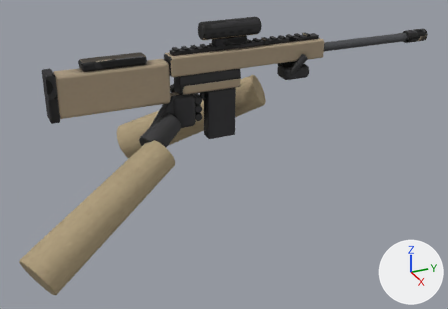
What one commit did to the glTF model spil/sigtekorn/modeller/kamp.glb.
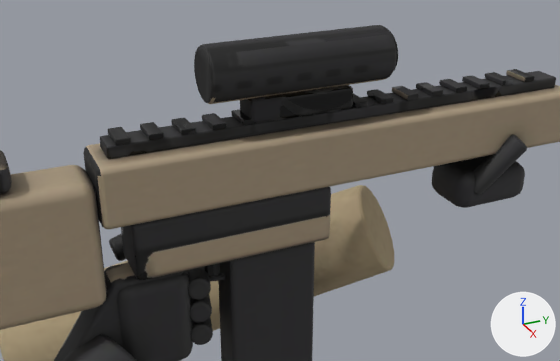
Each version appears first whole from a camera (50 mm lens) standing at (1.257, -0.479, 0.405) and looking at (0.008, 0.083, -0.219), and next in a close-up from a camera (50 mm lens) standing at (0.477, -0.128, 0.236) and looking at (0.024, 0.076, 0.009). Every picture has the same lights, and +X, +Y and +Z are marked at lower right. The last two pictures show the newer version. Vertices at exactly the same position are counted once.

Objects in the first close-up: 'hænder', 'kamp'.
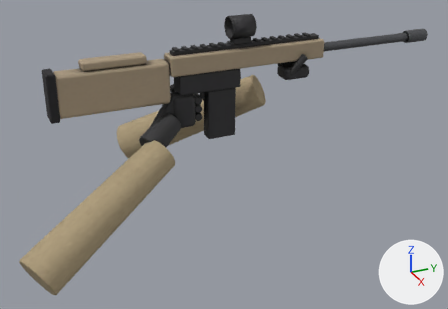
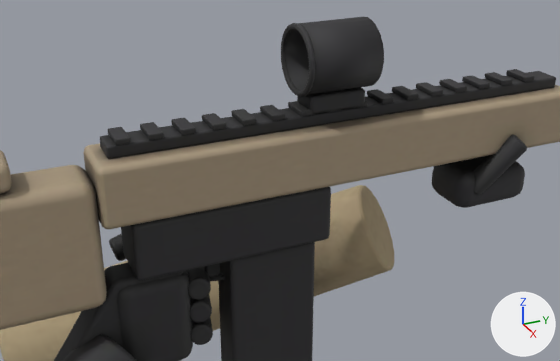
The change, as a diff of the scene's bpy script:
```diff
--- a/spil/sigtekorn/modeller/kamp.glb.py
+++ b/spil/sigtekorn/modeller/kamp.glb.py
@@ me_øvre @@
 # used by ob_kamp; location = (0.0, 0.0, 0.0)
-me_øvre.from_pydata(...)  # 3200 vertices, 6276 faces; spans x -0.024..0.024, y -0.315..0.66, z -0.17..0.105
+me_øvre.from_pydata(...)  # 3264 vertices, 6412 faces; spans x -0.026..0.026, y -0.315..0.66, z -0.17..0.113
+# me_øvre part 1: a new loose piece, a torus around y (ring radius 0.0235, tube radius 0.0022) spanning x -0.0257..0.0257, y 0.0978..0.1022, z 0.0613..0.1127, in mat_kamp
+# me_øvre part 2: the loose piece of 120 vertices spanning x -0.02..0.02, y 0.03..0.17, z 0.065..0.105 is rebuilt with 112 vertices and now spans x -0.025..0.025, y 0.1..0.155, z 0.062..0.112
+# me_øvre part 3: the loose piece of 96 vertices spanning x -0.012..0.012, y 0.06..0.14, z 0.049..0.066 is rebuilt with 96 vertices and now spans x -0.012..0.012, y 0.105..0.15, z 0.049..0.063
+# me_øvre part 4: the loose piece of 120 vertices spanning x -0.017..0.017, y 0.168..0.172, z 0.068..0.102 is deleted
+# me_øvre part 5: 4842 kept faces spanning x -0.024..0.024, y -0.314..0.66, z -0.17..0.053 get new texture (UV) coordinates
 me_øvre.materials.append(mat_kamp)
```

Location of each change, (x1, y1, x2, y2) in pixels of the close-ups (560 x 361 px):
'kamp', reshaped
    before: (0, 25, 560, 361)
    after: (0, 17, 560, 361)
part 1 of me_øvre, added
    after: (281, 23, 315, 97)
part 2 of me_øvre, rebuilt (51% narrower)
    before: (194, 25, 397, 104)
    after: (285, 17, 384, 95)
part 3 of me_øvre, rebuilt (39% narrower, 28% shorter)
    before: (240, 85, 353, 123)
    after: (297, 87, 365, 114)
part 4 of me_øvre, deleted (mostly hidden)
    before: (390, 31, 398, 70)
part 5 of me_øvre, surface changed
    both: (0, 69, 535, 346)
